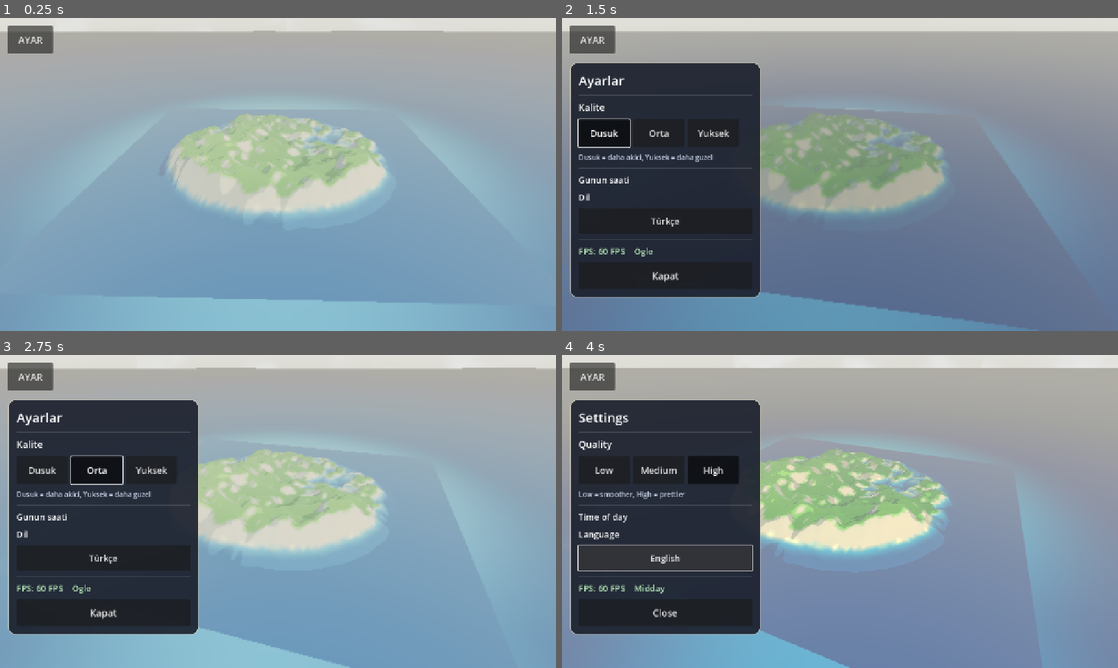
Above: before the commit, frames 1-4 (two rows, left to right).
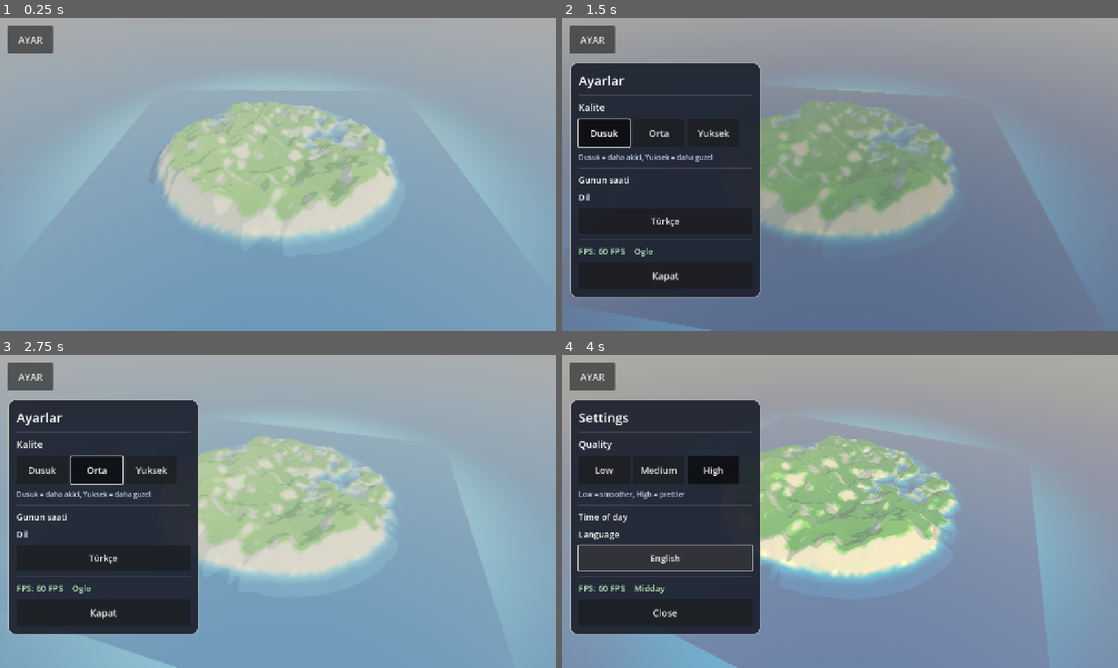
Above: after the commit, the same moments.

Repository: eraslan19j/game
Game: Godot game, scene res://scenes/world/world.tscn
Same seed, same stepped clock (60 frames per second), same inputs: the game is played once before the commit and once after it.
Inputs:
- Up to frame 1 (0.25 s): no input
- Up to frame 2 (1.5 s): click "AYAR" at 0.5 s; click "Dusuk" at 1.25 s
- Up to frame 3 (2.75 s): click "Orta" at 2 s
- Up to frame 4 (4 s): click "Yuksek" at 2.75 s; click "Türkçe" at 3.5 s

The runs differ from the first frame. In frame 1, 19% of the frame differs, in the area x 0-100%, y 0-100%; in frame 2, 16%; in frame 3, 16%; in frame 4, 17%.

Commit message:
Su 92 m disinda tam opak; kamera yukseltildi (ada cercevede, ufuk gorunmez)
Co-authored-by: arena-agent <297053741+arena-agent@users.noreply.github.com>

Diff:
--- a/scripts/world/world.gd
+++ b/scripts/world/world.gd
@@ -9,9 +9,9 @@
 ##   - Kamerayi yavasca sahnenin etrafinda dondurur (3D oldugu belli olsun diye)
 
 @export var orbit_speed_deg: float = 6.0
-@export var camera_distance: float = 165.0
-@export var camera_height: float = 78.0
-@export var camera_pitch_deg: float = -30.0
+@export var camera_distance: float = 140.0
+@export var camera_height: float = 92.0
+@export var camera_pitch_deg: float = -38.0
 @export var sun_pitch_deg: float = -48.0
 @export var sun_yaw_deg: float = -42.0
 
--- a/shaders/water.gdshader
+++ b/shaders/water.gdshader
@@ -62,6 +62,7 @@
 	// Kiyida daha saydam, acik denizde neredeyse opak.
 	// Sadece adanin uzerinde saydam (arazi gorunur). Ada disinda TAM opak:
 	// boylece arazinin 200x200 m kare tabani suyun altindan gorunmez.
-	float alpha = smoothstep(70.0, 86.0, island_dist);
+	float alpha = smoothstep(78.0, 92.0, island_dist);
+	alpha = max(alpha, step(92.0, island_dist));
 	ALPHA = clamp(alpha, 0.0, 1.0);
 }
Binary file changed: ci_screenshot_preview.png
